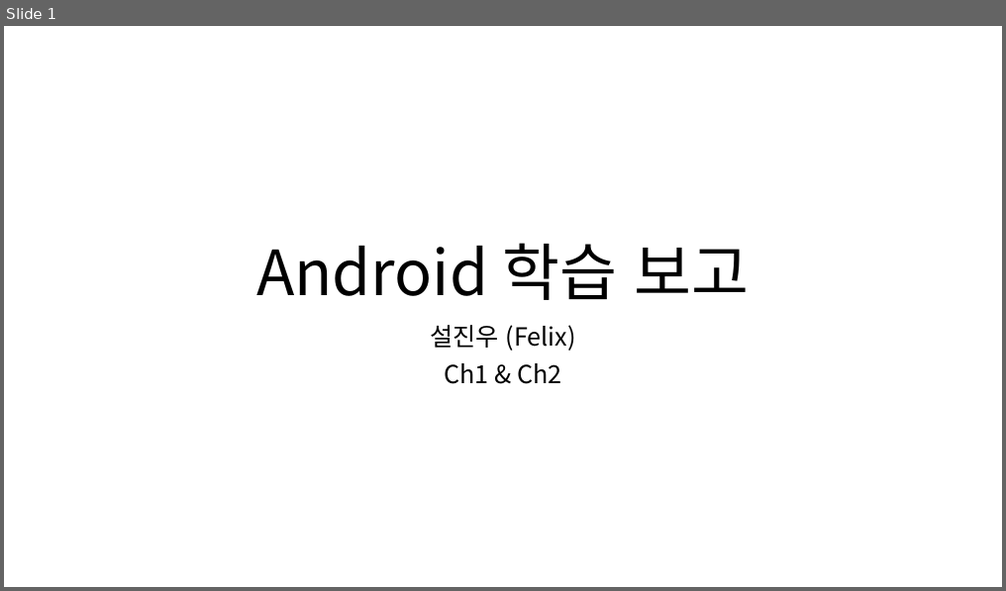
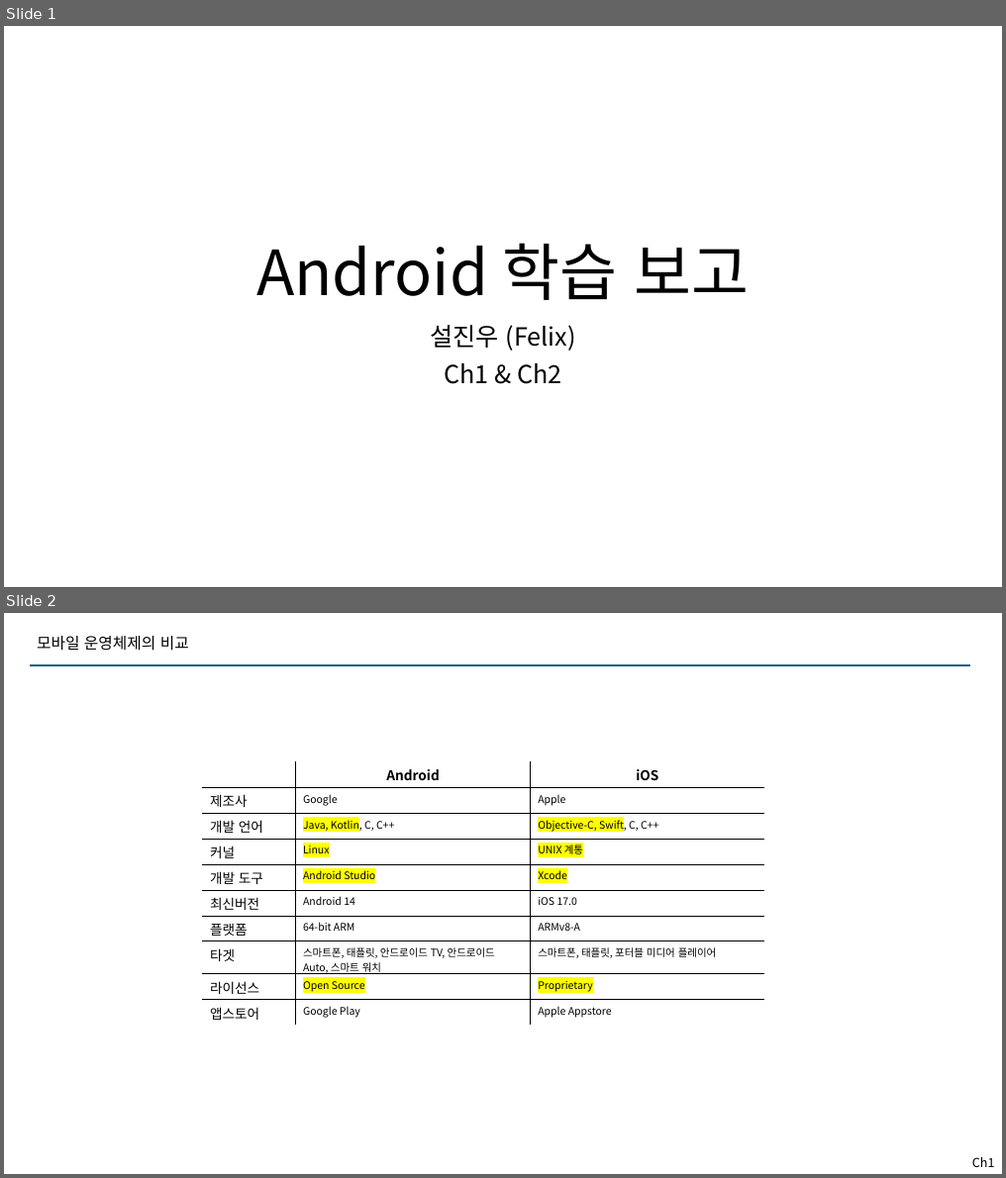
Before and after one commit to Jinwooseol/Android, a slide deck: contents/Ch1, 2.pptx. Shown one above the other, each under a label of ours: slide 1 before the commit, slides 1 and 2 after it. The pictures are 1006x591 and 1006x1178 pixels, drawn with LibreOffice and Linux fonts; fonts in the diff are those of the drawing. Boxes give left, top, right and bottom in pixels: in the first picture for what was removed or moved away, otherwise in the second. Text is boxed around its words. In the diff, an @@ line names an element or a change of style, - is before the commit and + after.

```diff
--- a/contents/Ch1, 2.pptx
+++ b/contents/Ch1, 2.pptx
@@ slide 2 added at (x1=4, y1=613, x2=1002, y2=1174), background #FFFFFF @@
@@ text added at (x1=37, y1=636, x2=189, y2=651), 15 pt, text #000000 @@
+모바일 운영체제의 비교
@@ line added from (30, 665) to (971, 665), #156082 1.5 pt @@
@@ table added at (x1=202, y1=761, x2=764, y2=1026), 10 rows, 3 columns @@
+ | Android | iOS
+제조사 | Google | Apple
+개발 언어 | Java, Kotlin, C, C++ | Objective-C, Swift, C, C++
+커널 | Linux | UNIX 계통
+개발 도구 | Android Studio | Xcode
+최신버전 | Android 14 | iOS 17.0
+플랫폼 | 64-bit ARM | ARMv8-A
+타겟 | 스마트폰, 태플릿, 안드로이드 TV, 안드로이드 Auto, 스마트 워치 | 스마트폰, 태플릿, 포터블 미디어 플레이어
+라이선스 | Open Source | Proprietary
+앱스토어 | Google Play | Apple Appstore
@@ text added at (x1=972, y1=1157, x2=995, y2=1167), 12 pt, text #000000 @@
+Ch1
```
Also in this commit, not shown: 12 other slides added.
